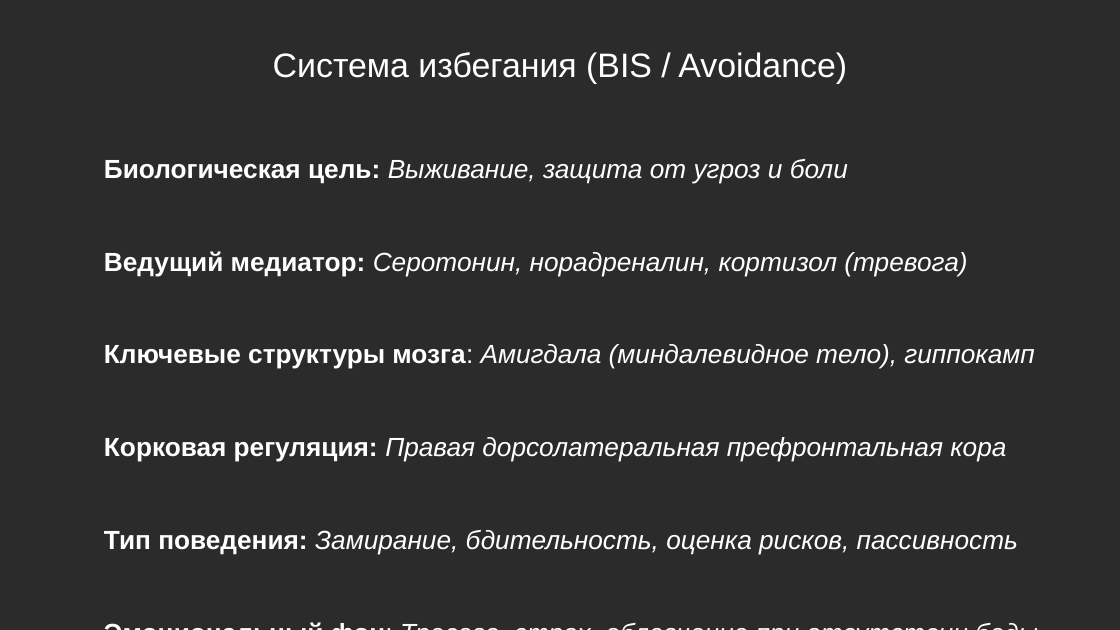
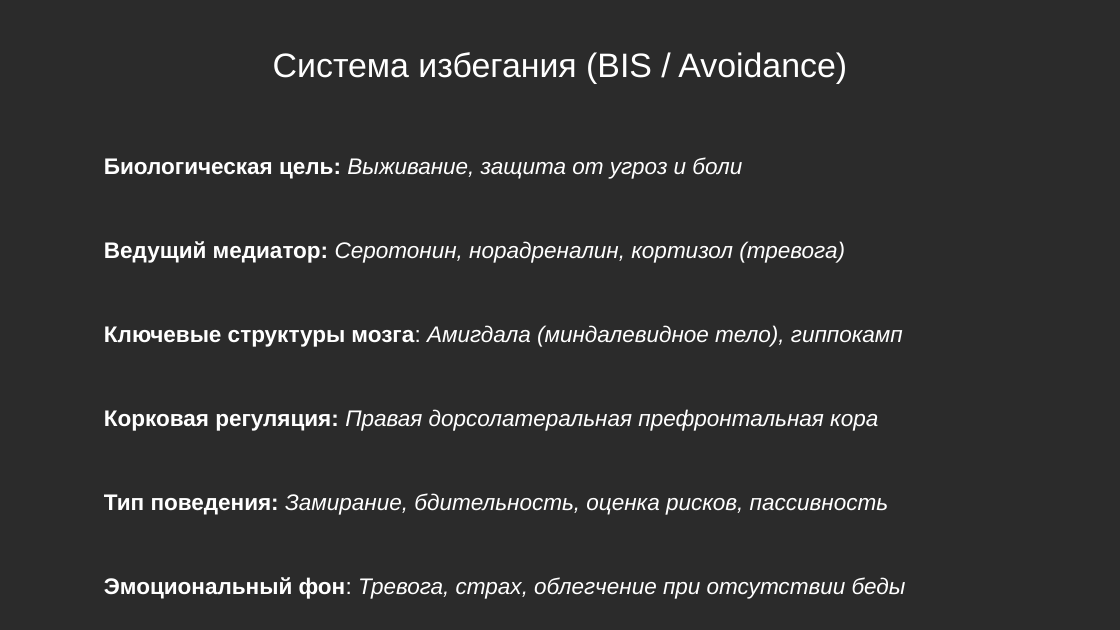
Before and after one commit to Chularev/articles, a slide deck: slide 11 of Psychology/Гомеостаз и мотивация (практика).odp. Drawn at 1120x630 pixels with LibreOffice and Linux fonts; fonts in the diff are those of the drawing; background and template pictures are left out; a plain dark background stands for a picture behind light text. Boxes give left, top, right and bottom in pixels: in the first picture for what was removed or moved away, otherwise in the second. Text is boxed around its words. In the diff, an @@ line names an element or a change of style, - is before the commit and + after.

```diff
--- a/Psychology/Гомеостаз и мотивация (практика).odp
+++ b/Psychology/Гомеостаз и мотивация (практика).odp
@@ text "Биологическая цель: Выживание, защита от ..." at [104, 157, 906, 599]: size 18.6 to 16 pt @@
```
Also in this commit, not shown: 1 other slide changed.
